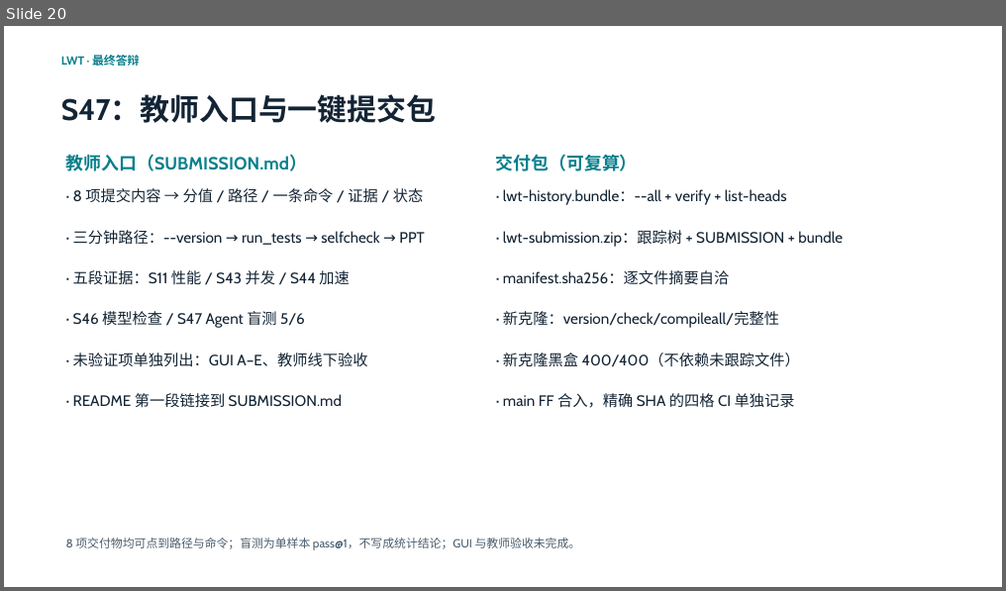
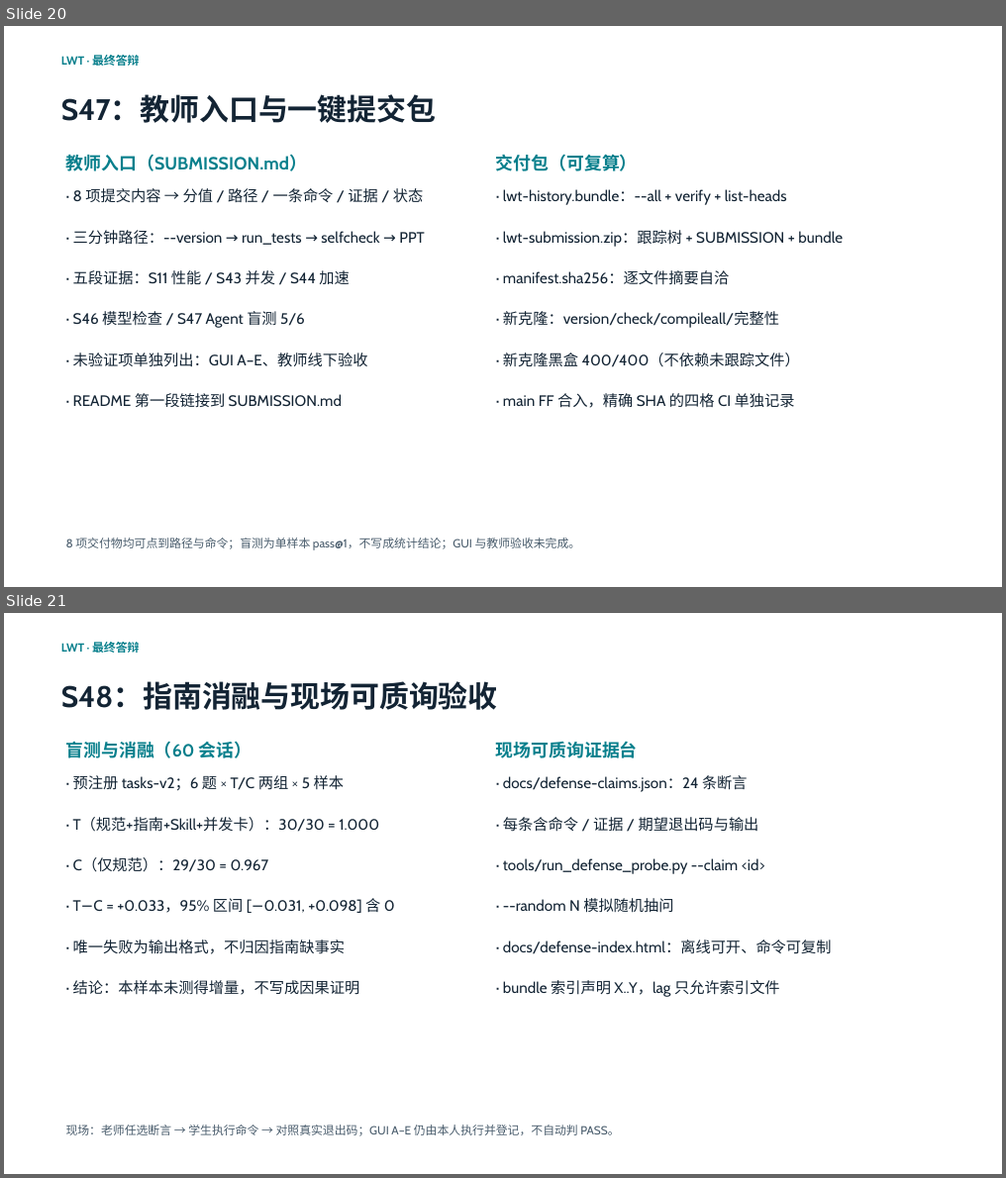
Before and after one commit to 05T1925/Interpreted-general-purpose-scripting-language-LWT, a slide deck: slides/LWT介绍.pptx. Shown one above the other, each under a label of ours: slide 20 before the commit, slides 20 and 21 after it. The pictures are 1006x591 and 1006x1178 pixels, drawn with LibreOffice and Linux fonts; fonts in the diff are those of the drawing. Boxes give left, top, right and bottom in pixels: in the first picture for what was removed or moved away, otherwise in the second. Text is boxed around its words. In the diff, an @@ line names an element or a change of style, - is before the commit and + after.

Commit message:
docs(delivery): S48 report, 21-page PPT, manifest and 695-test alignment
WP4: adds docs/s48-defense-readiness.md (baseline unreviewed S43-S47, decisions A/B1/C/D, WP0 before/after, 60-session ablation, GUI NOT_RUN, 24 claims / 24 pass, 695 unittest, 21 pages, protected paths, unverified items), updates manifest (unittest 695, PPT 21 pages sha 0be34afa..., evidence.s48_*, submission_bundle=committed package index, agent_eval_status with n and Wilson intervals), and regenerates SUBMISSION.md with the S48 blind-eval summary and the package-index pointer.\n\nPPT 20->21 pages with 'S48: guide ablation and on-site interrogable acceptance'; the slide-10 native chart keeps exactly 12 value points (asserted before and after save). README/project/roadmap/checklist/demo/defense-card are aligned: the teacher ending now runs a claim, reads the package index and verifies a fresh clone; the defense card explains the bundle-vs-final-tip relation, the ablation result and its limits, and how to answer when GUI A-E is not yet executed. tests/test_doc_consistency.py grows to 16 tests: the S48 report must quote the current manifest counts; the S47 test is frozen to its own historical 677/20 numbers; the semantic NOT_RUN/未推送/package-index assertions stay green after the red-first sequence.

```diff
--- a/slides/LWT介绍.pptx
+++ b/slides/LWT介绍.pptx
@@ slide 21 added at [4,613,1002,1174], background #FFFFFF @@
@@ text added at [61,639,139,655], 11.2 pt, text #087F8C, bold @@
+LWT · 最终答辩
@@ text added at [61,681,498,710], 28.5 pt, text #132434, bold @@
+S48：指南消融与现场可质询验收
@@ text added at [66,741,252,759], 17 pt, text #087F8C, bold @@
+盲测与消融（60 会话）
@@ text added at [496,741,638,759], 17 pt, text #087F8C, bold @@
+现场可质询证据台
@@ text added at [73,775,344,791], 14.5 pt, text #132434 @@
+· 预注册 tasks-v2；6 题 × T/C 两组 × 5 样本
@@ text added at [503,775,747,792], 14.5 pt, text #132434 @@
+· docs/defense-claims.json：24 条断言
@@ text added at [73,817,379,832], 14.5 pt, text #132434 @@
+· T（规范+指南+Skill+并发卡）：30/30 = 1.000
@@ text added at [503,817,759,832], 14.5 pt, text #132434 @@
+· 每条含命令 / 证据 / 期望退出码与输出
@@ text added at [73,858,269,872], 14.5 pt, text #132434 @@
+· C（仅规范）：29/30 = 0.967
@@ text added at [503,859,765,874], 14.5 pt, text #132434 @@
+· tools/run_defense_probe.py --claim <id>
@@ text added at [73,898,395,913], 14.5 pt, text #132434 @@
+· T−C = +0.033，95% 区间 [−0.031, +0.098] 含 0
@@ text added at [503,898,673,913], 14.5 pt, text #132434 @@
+· --random N 模拟随机抽问
@@ text added at [73,940,345,955], 14.5 pt, text #132434 @@
+· 唯一失败为输出格式，不归因指南缺事实
@@ text added at [503,940,832,955], 14.5 pt, text #132434 @@
+· docs/defense-index.html：离线可开、命令可复制
@@ text added at [73,980,360,995], 14.5 pt, text #132434 @@
+· 结论：本样本未测得增量，不写成因果证明
@@ text added at [503,980,780,997], 14.5 pt, text #132434 @@
+· bundle 索引声明 X..Y，lag 只允许索引文件
@@ text added at [66,1125,619,1137], 11.2 pt, text #4A5D6D @@
+现场：老师任选断言 → 学生执行命令 → 对照真实退出码；GUI A–E 仍由本人执行并登记，不自动判 PASS。
```
Also in this commit, not shown: 11 other files.
